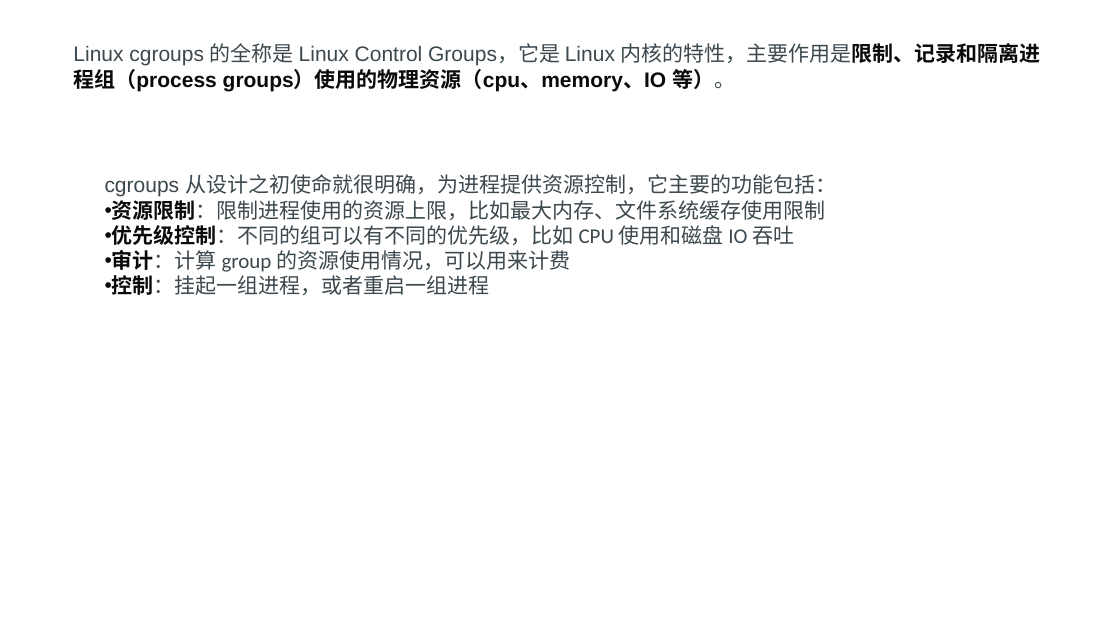
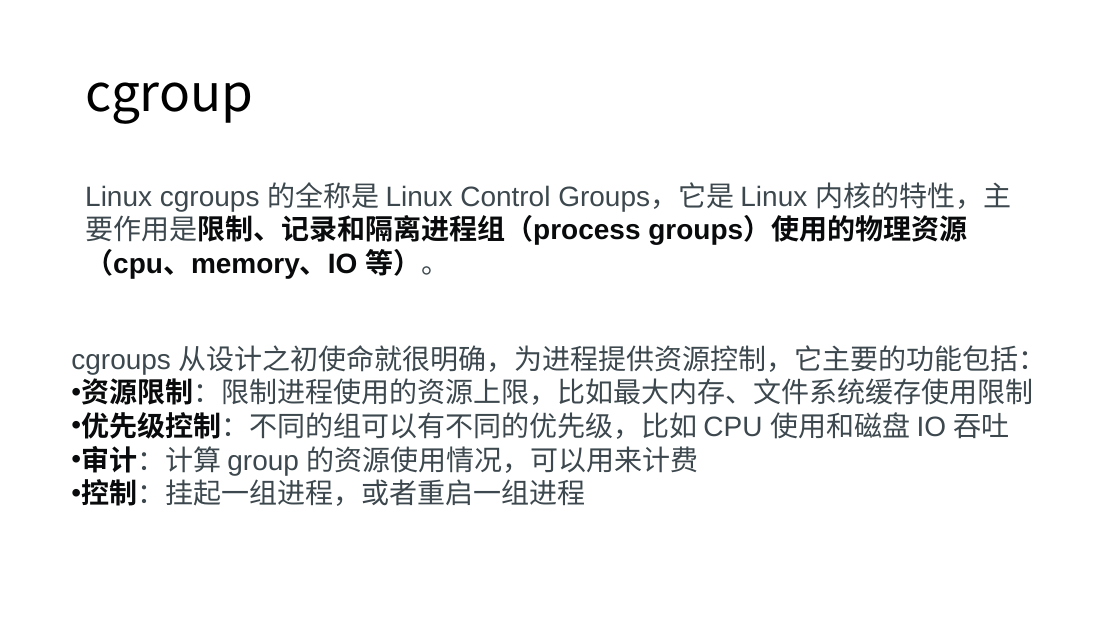
Before and after one commit to axzxs2001/Asp.NetCoreExperiment, a slide deck: slide 13 of Asp.NetCoreExperiment/kubernetes/kubernetes.pptx (slide 10 before the commit). Drawn at 1120x630 pixels with LibreOffice and Linux fonts; fonts in the diff are those of the drawing; background and template pictures are left out. Boxes give left, top, right and bottom in pixels: in the first picture for what was removed or moved away, otherwise in the second. Text is boxed around its words. In the diff, an @@ line names an element or a change of style, - is before the commit and + after.

```diff
--- a/Asp.NetCoreExperiment/kubernetes/kubernetes.pptx
+++ b/Asp.NetCoreExperiment/kubernetes/kubernetes.pptx
@@ title added at (85, 82, 253, 124), 44 pt, text #000000 @@
+cgroup
@@ text "Linux cgroups 的全称是 Linux Control ...": place and size @@
-text "Linux cgroups 的全称是 Linux Control ..." at (73, 43, 1041, 92)
+text "Linux cgroups 的全称是 Linux Control ..." at (85, 182, 1011, 279)
@@ text "Linux cgroups 的全称是 Linux Control ..." at (85, 182, 1011, 279): size 18 to 24 pt @@
@@ text "cgroups 从设计之初使命就很明确，为进程提供资源控制，它主要的功能包括：": place and size @@
-text "cgroups 从设计之初使命就很明确，为进程提供资源控制，它主要的功能包括：" at (105, 174, 836, 295)
+text "cgroups 从设计之初使命就很明确，为进程提供资源控制，它主要的功能包括：" at (71, 345, 1047, 506)
@@ text "cgroups 从设计之初使命就很明确，为进程提供资源控制，它主要的功能包括：" at (71, 345, 1047, 506): size 18 to 24 pt; font Calibri to Arial in "资源限制：限制进程使用的资源上限，比如最大内存、文件系统缓存使用限制", "优先级控制：不同的组可以有不同的优先级，比如 CPU 使用和磁盘 IO 吞吐", "审计：计算 group 的资源使用情况，可以用来计费", "控制：挂起一组进程，或者重启一组进程" @@
```
Also in this commit, not shown: 12 other slides changed, 4 slides added, 1 slide removed.
